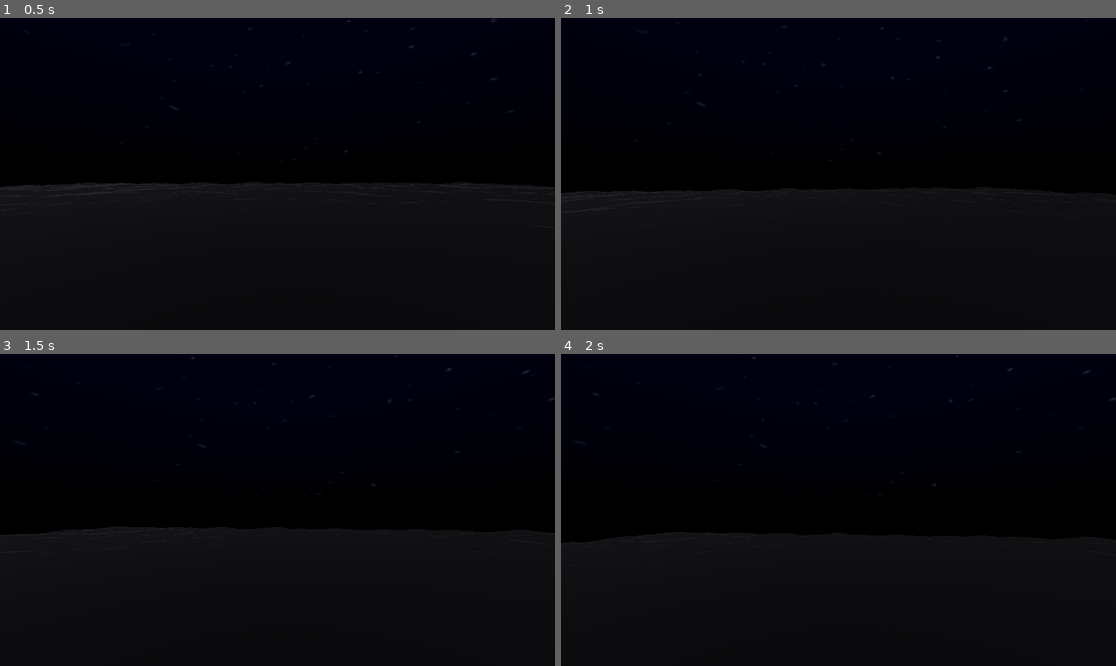
Above: before the commit, frames 1-4 (two rows, left to right).
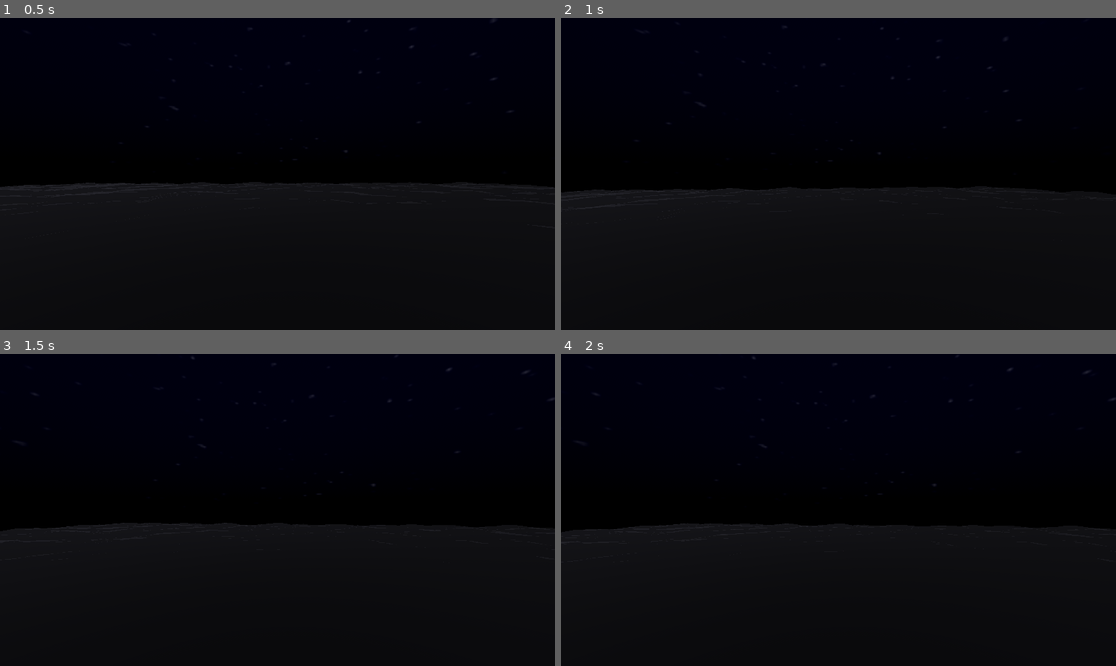
Above: after the commit, the same moments.

Repository: Wouterbeets/mindpalace
Game: Godot game, scene res://world.tscn
Same seed, same stepped clock (60 frames per second), same inputs: the game is played once before the commit and once after it.
Inputs (mouse positions are in pixels of both pictures, inside the frame that each line leads up to):
- Up to frame 1 (0.5 s): no input
- Up to frame 2 (1 s): tap Enter at 0.5 s; move the mouse to (866, 174) at 0.52 s; hold Up (ui_up) from 0.53 s (still down); hold Q from 0.53 s (still down); tap E at 0.8 s
- Up to frame 3 (1.5 s): keep holding Up (ui_up); tap Space at 1.25 s; move the mouse to (249, 510) at 1.27 s; release Q at 1.28 s; tap E at 1.35 s
- Up to frame 4 (2 s): keep holding Up (ui_up); tap Q at 1.55 s

Frame 1 is identical in both runs. In frame 2, 0.1% of the frame differs, in the area x 0-82%, y 54-57%; in frame 3, 0.3%; in frame 4, 0.4%, in the area x 0-100%, y 54-61%.

Commit message:
feat: update player movement to use WASD controls and fix key overlap
Co-authored-by: aider (xai/grok-code-fast-1) <aider@aider.chat>

Diff:
--- a/world/player.gd
+++ b/world/player.gd
@@ -22,14 +22,14 @@
 
 	# Handle vertical movement for floating (Q for up, E for down)
 	var vertical_input = 0.0
-	if Input.is_action_pressed("ui_up"):  # Assuming Q is mapped to ui_up or add custom action
+	if Input.is_key_pressed(KEY_Q):
 		vertical_input += 1.0
-	if Input.is_action_pressed("ui_down"):  # Assuming E is mapped to ui_down or add custom action
+	if Input.is_key_pressed(KEY_E):
 		vertical_input -= 1.0
 	velocity.y = vertical_input * speed
 
 	# Get input direction (WASD for horizontal)
-	var input_dir := Input.get_vector("ui_left", "ui_right", "ui_up", "ui_down")
+	var input_dir := Input.get_vector("move_left", "move_right", "move_forward", "move_back")
 	var direction := (transform.basis * Vector3(input_dir.x, 0, input_dir.y)).normalized()
 	if direction:
 		velocity.x = direction.x * speed
